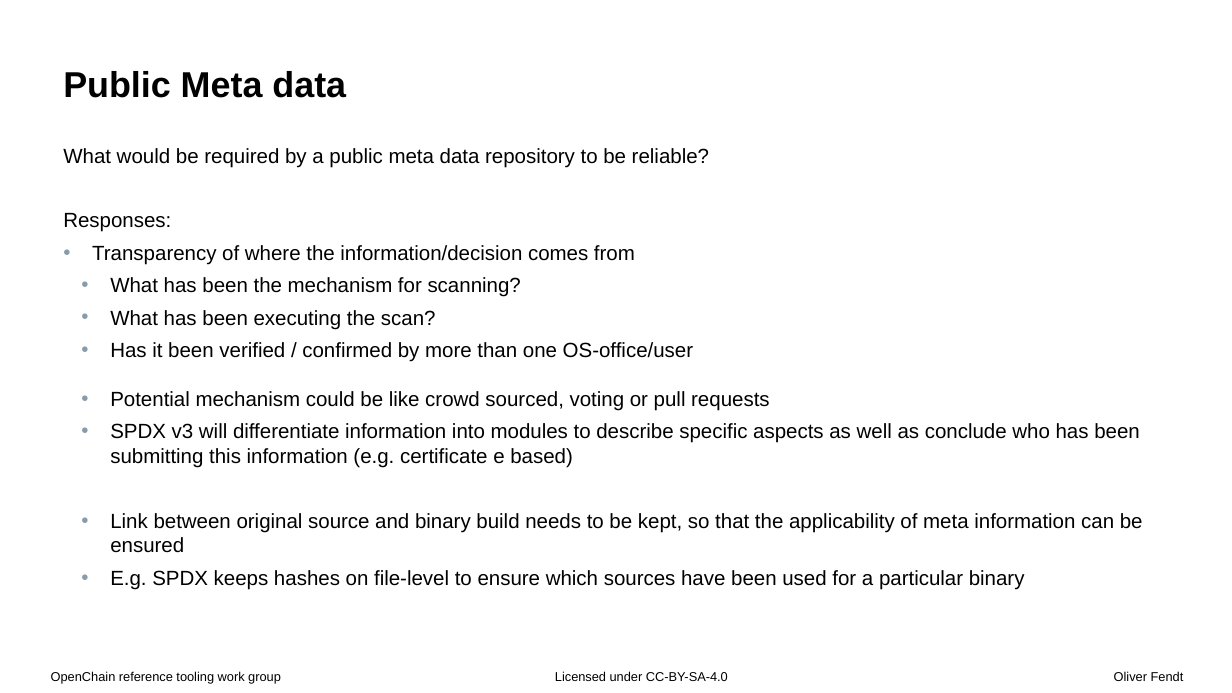
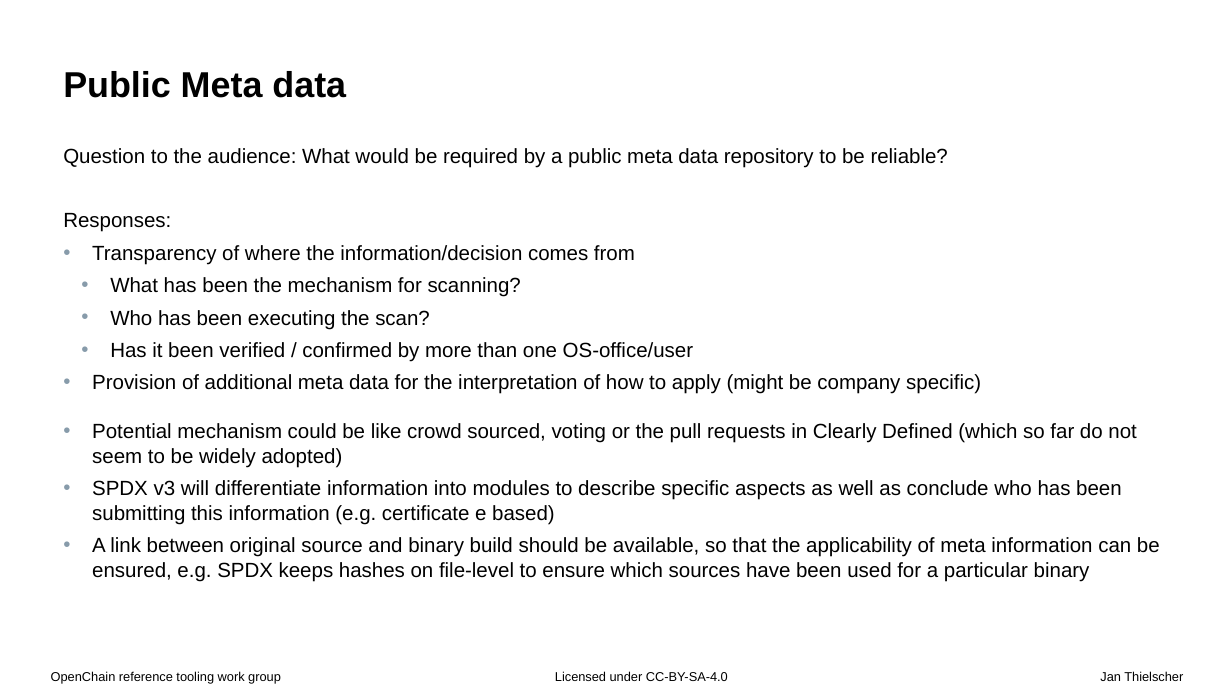
Before and after one commit to Open-Source-Compliance/Sharing-creates-value, a slide deck: slide 5 of Tooling-Landscape/Meeting-Material/Meeting-20201118/Presented-slides-2020-11-18.pptx. Drawn at 1232x693 pixels with LibreOffice and Linux fonts; fonts in the diff are those of the drawing; background and template pictures are left out. Boxes give left, top, right and bottom in pixels: in the first picture for what was removed or moved away, otherwise in the second. Text is boxed around its words. In the diff, an @@ line names an element or a change of style, - is before the commit and + after.

```diff
--- a/Tooling-Landscape/Meeting-Material/Meeting-20201118/Presented-slides-2020-11-18.pptx
+++ b/Tooling-Landscape/Meeting-Material/Meeting-20201118/Presented-slides-2020-11-18.pptx
@@ text at <box>63,148,948,168</box>: text changed @@
-What would be required by a public meta data repository to be reliable?
+Question to the audience: What would be required by a public meta data repository to be reliable?
@@ text at <box>110,310,430,329</box>: text changed @@
-  • What has been executing the scan?
+  • Who has been executing the scan?
@@ text at <box>92,374,1136,468</box>: text changed @@
-  • Potential mechanism could be like crowd sourced, voting or pull requests
+• Provision of additional meta data for the interpretation of how to apply (might be company specific)
+• Potential mechanism could be like crowd sourced, voting or the pull requests in Clearly Defined (which so far do not seem to be widely adopted)
@@ text at <box>92,480,1122,525</box>: list level 2 to 1 in "SPDX v3 will differentiate information ..." @@
@@ text at <box>92,537,1160,582</box>: text changed @@
-  • Link between original source and binary build needs to be kept, so that the applicability of meta information can be ensured
-  • E.g. SPDX keeps hashes on file-level to ensure which sources have been used for a particular binary
+• A link between original source and binary build should be available, so that the applicability of meta information can be ensured, e.g. SPDX keeps hashes on file-level to ensure which sources have been used for a particular binary
@@ text at <box>1100,671,1183,681</box>: text changed @@
-Oliver Fendt
+Jan Thielscher
```
Also in this commit, not shown: 6 other slides changed.
